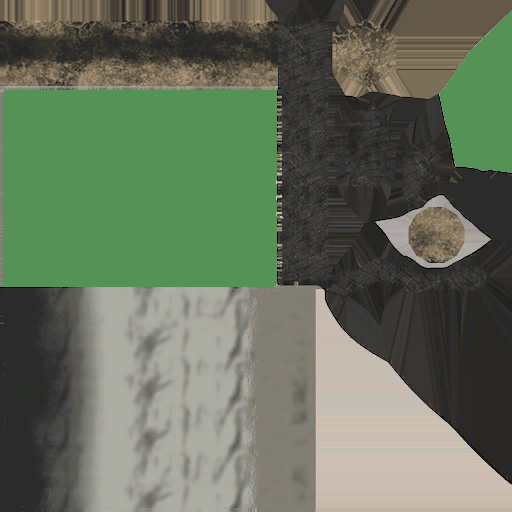
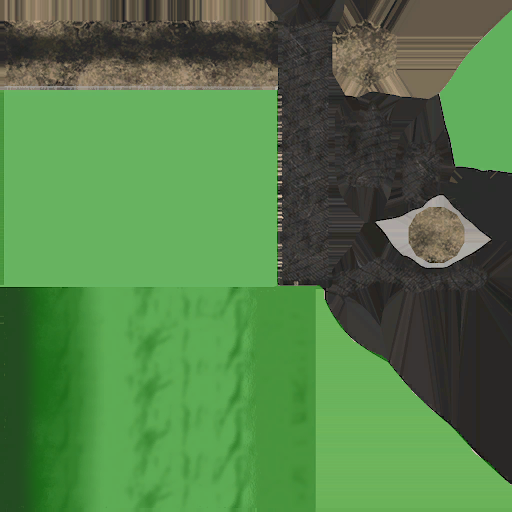
Revision of a layered 512×512 image; what changed, layer by layer:
removed layer "misc_stamina_potion_albout.png" over left=0, top=10, right=512, bottom=512
added layer "Layer" (50%) above "misc_stamina_potion_alb.png" over left=0, top=10, right=512, bottom=512
added layer "misc_stamina_potion_alb.png" over left=0, top=10, right=512, bottom=512